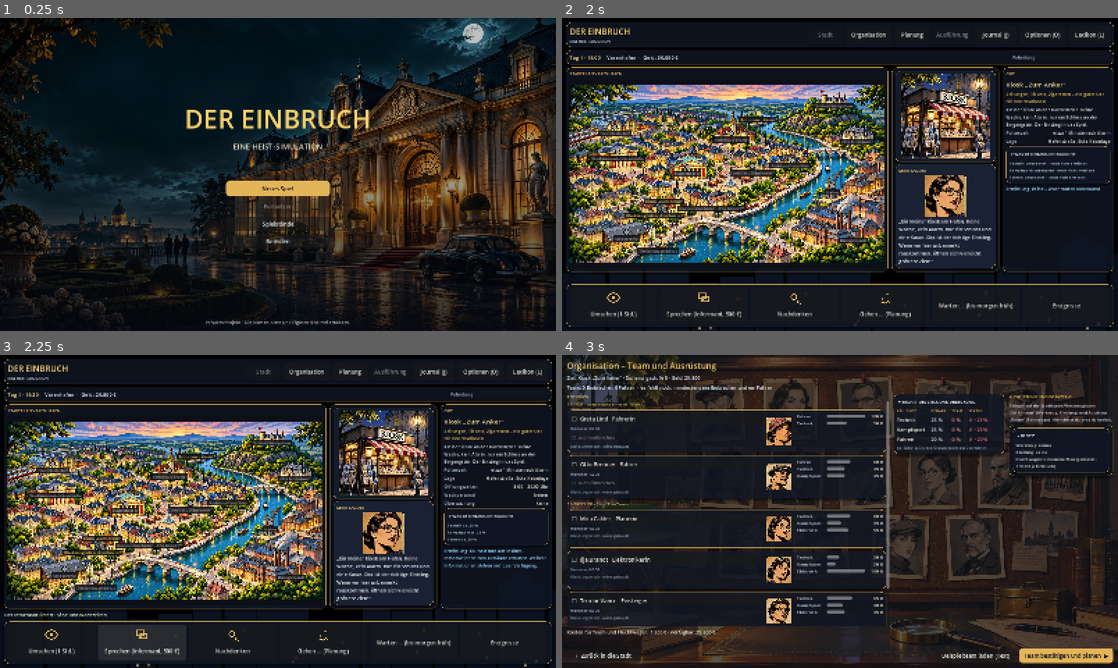
Above: before the commit, frames 1-4 (two rows, left to right).
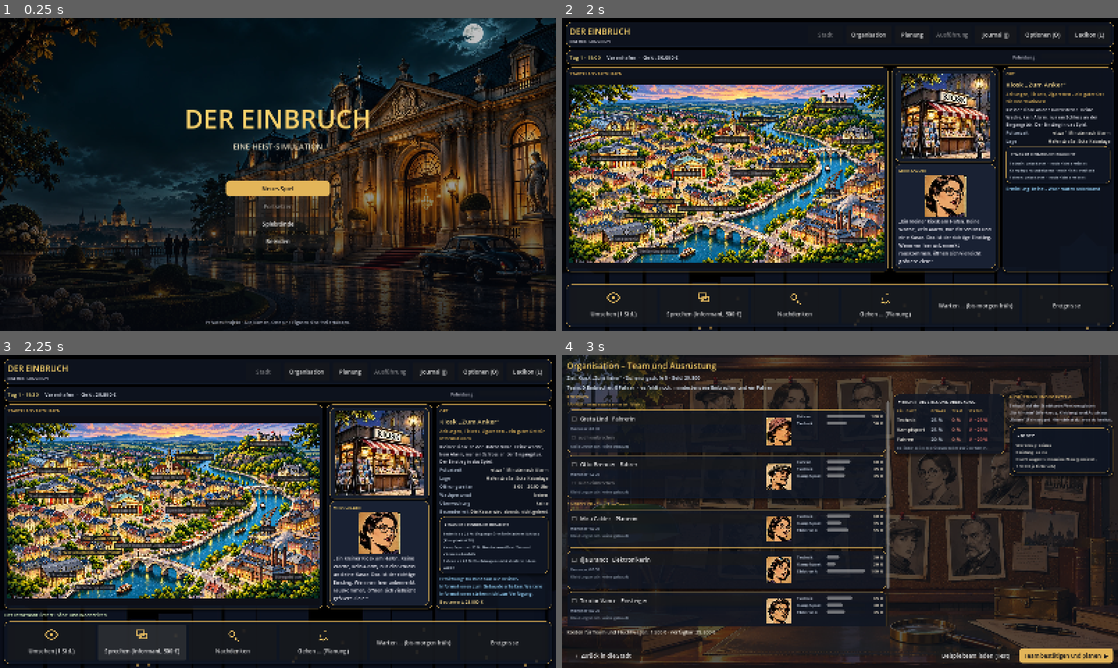
Above: after the commit, the same moments.

Repository: Martin1971-cloud/einbruch
Game: Godot game, scene res://scenes/main.tscn
The game is run twice, just before and just after one commit, with the same random seed, the same clock (stepped at 60 frames per second) and the same inputs.
Inputs:
- Up to frame 1 (0.25 s): no input
- Up to frame 2 (2 s): click "Neues Spiel" at 0.5 s; click "Neues Spiel hier" at 1.25 s
- Up to frame 3 (2.25 s): click "Sprechen (Informant, 500 €)" at 2 s
- Up to frame 4 (3 s): click "Organisation" at 2.75 s

Frames 1-2 are identical in both runs. In frame 3, 33% of the frame differs, in the area x 1-99%, y 15-82%; in frame 4, nothing differs.

Commit message:
Stadt: Informant liefert alle Insider-Informationen, erneutes Sprechen ohne Kosten mit Hinweis
Co-Authored-By: Claude Haiku 5.5 <noreply@anthropic.com>
Claude-Session: https://claude.ai/code/session_01LKpSSULuighKXwyzAG3jU1

Diff:
--- a/godot/scripts/screens/town.gd
+++ b/godot/scripts/screens/town.gd
@@ -327,12 +327,15 @@
 
 
 func _on_informant() -> void:
+	if bool(Game.quelle_of(_selected).get("inf", false)):
+		_msg.text = Texte.t("stadt.erm_inf_bereits")
+		return
 	var price: int = int(GameData.TARGETS[_selected].price_intel)
 	if Game.money < price:
 		_msg.text = Texte.t("stadt.zu_wenig_geld")
 		return
 	Game.money -= price
-	Game.intel[_selected] = mini(int(Game.intel[_selected]) + 1, 2)
+	Game.intel[_selected] = 2  # Informant liefert alle Insider-Informationen
 	var q: Dictionary = Game.quelle_of(_selected)
 	q["inf"] = true
 	Game.ermittlung_quelle[_selected] = q
--- a/godot/scripts/texte.gd
+++ b/godot/scripts/texte.gd
@@ -24,6 +24,7 @@
 		"stadt.erm_look1": "Es stehen noch weitere Informationen zur Verfügung, wenn du dich weiter umsiehst.",
 		"stadt.erm_look2": "Du hast nun alle Informationen durch die Beobachtung erhalten. Auch wenn du dich weiter umschauen möchtest, erhältst du keine weiteren Informationen mehr.",
 		"stadt.erm_inf": "Du hast nun alle Insider-Informationen zum Gebäude erhalten. Weitere Informationen stehen nicht zur Verfügung.",
+		"stadt.erm_inf_bereits": "Du hast bereits alle Insider-Informationen erhalten. Ein weiteres Gespräch bringt keine neuen Informationen.",
 		"stadt.ermittlung": "Ermittlung: %s",
 		"stadt.erfolgreich": "€  Erfolgreich abgeschlossen",
 		"stadt.log_umsehen": "Du beobachtest das Gebäude und den Wachwechsel.",
@@ -458,6 +459,7 @@
 		"stadt.erm_look1": "More information is available if you keep looking around.",
 		"stadt.erm_look2": "You have now received all information from observation. Even if you keep looking around, you will not receive any further information.",
 		"stadt.erm_inf": "You have now received all insider information about the building. No further information is available.",
+		"stadt.erm_inf_bereits": "You have already received all insider information. Another conversation brings no new information.",
 		"stadt.ermittlung": "Investigation: %s",
 		"stadt.erfolgreich": "€  Successfully completed",
 		"stadt.log_umsehen": "You watch the building and the guard change.",
